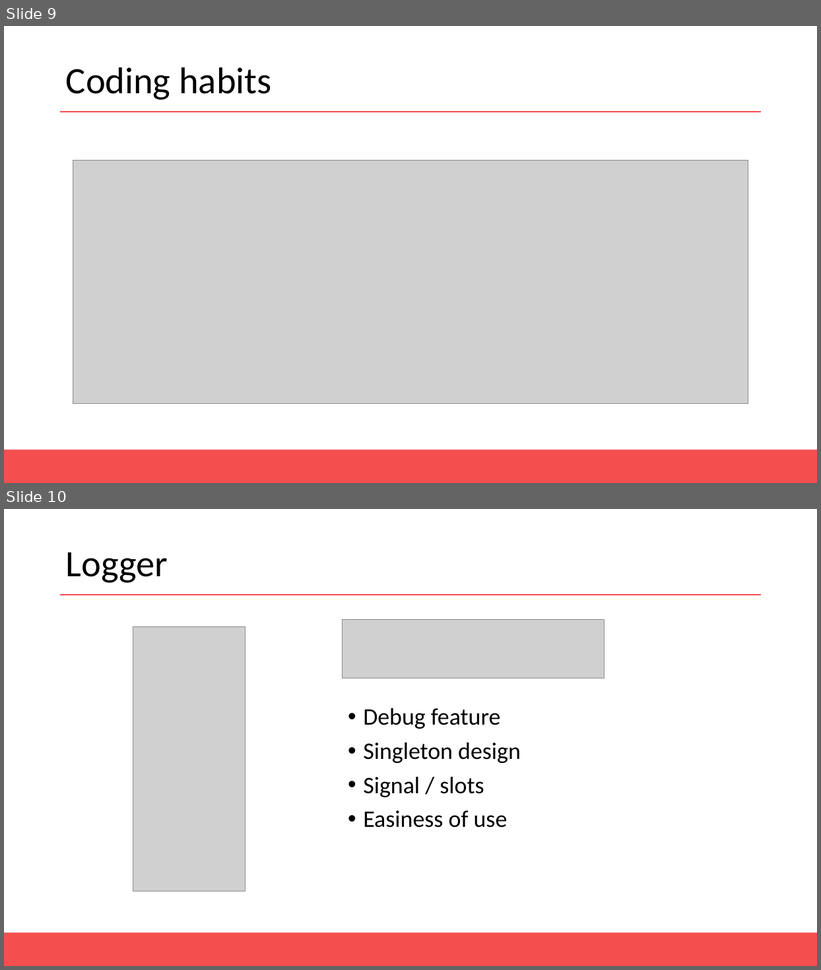
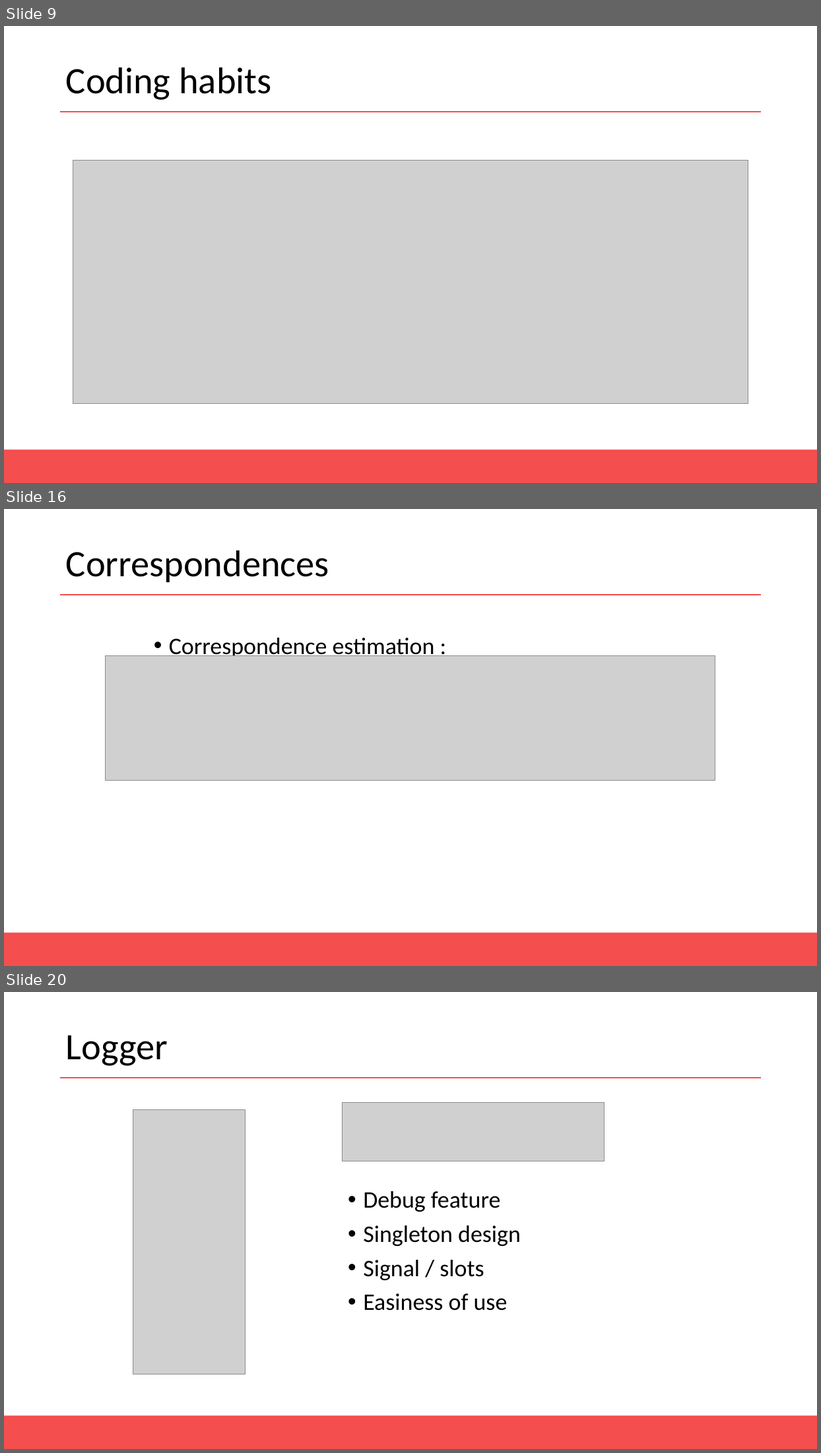
Before and after one commit to AntoineMerlet/3DScan, a slide deck: Presentation/MAGMA Presentation.pptx. Shown one above the other, each under a label of ours: slides 9 and 10 before the commit, slides 9, 16 and 20 after it; the slides between them are not shown. The pictures are 821x970 and 821x1453 pixels, drawn with LibreOffice and Linux fonts; fonts in the diff are those of the drawing; grey boxes stand for pictures. Boxes give left, top, right and bottom in pixels: in the first picture for what was removed or moved away, otherwise in the second. Text is boxed around its words. In the diff, an @@ line names an element or a change of style, - is before the commit and + after.

```diff
--- a/Presentation/MAGMA Presentation.pptx
+++ b/Presentation/MAGMA Presentation.pptx
@@ slide 16 added at (x1=4, y1=509, x2=817, y2=966), background #FFFFFF; not listed: 2 template elements that a slide beside it also shows @@
@@ title added at (x1=66, y1=550, x2=329, y2=582), 44 pt, text #000000 @@
+Correspondences
@@ text added at (x1=169, y1=638, x2=435, y2=660), 28 pt, text #000000 @@
+• Correspondence estimation :
@@ picture added at (x1=106, y1=656, x2=716, y2=781) @@
@@ what was slide 10 is now slide 20 @@
```
Also in this commit, not shown: 10 other slides added.
